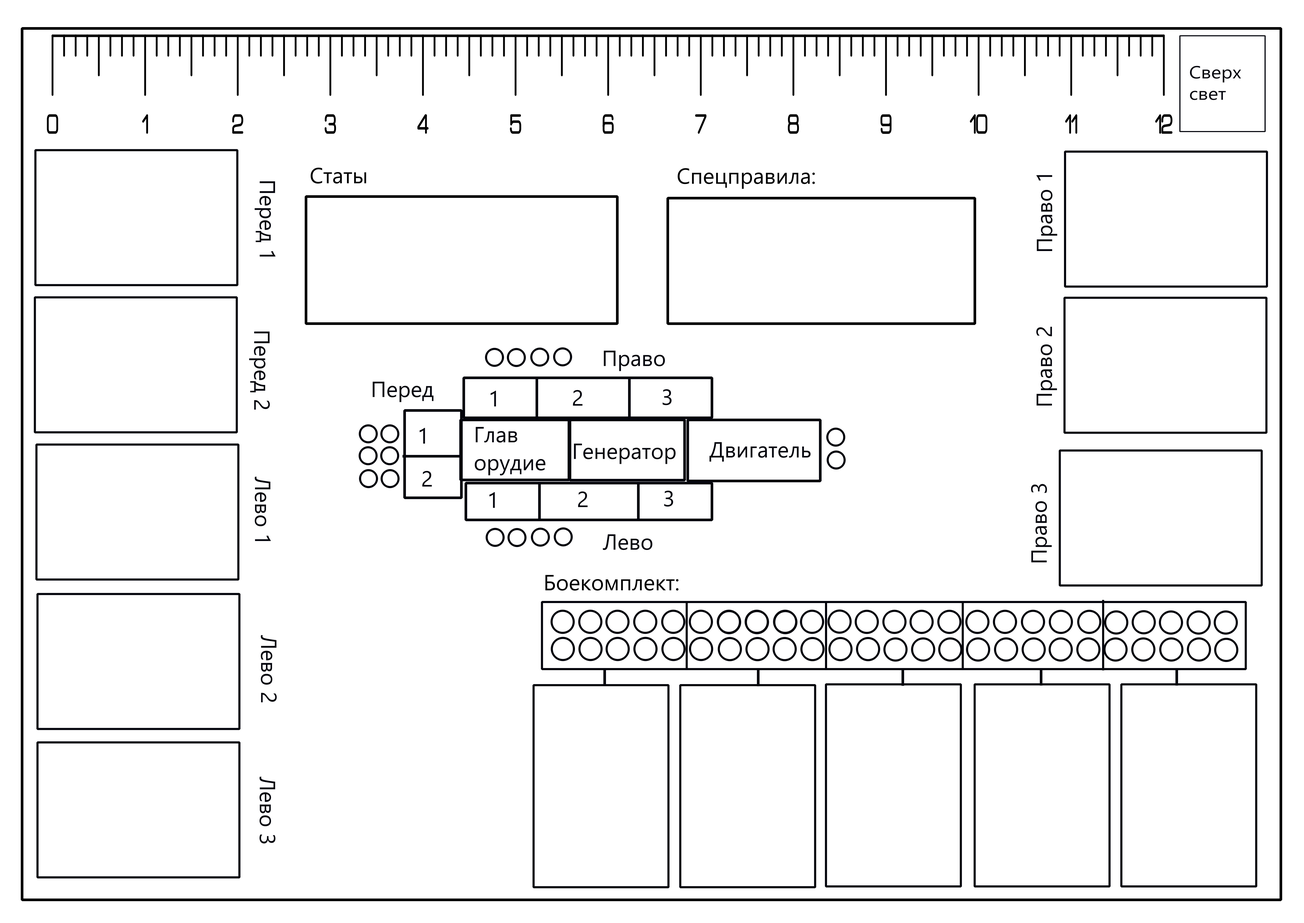
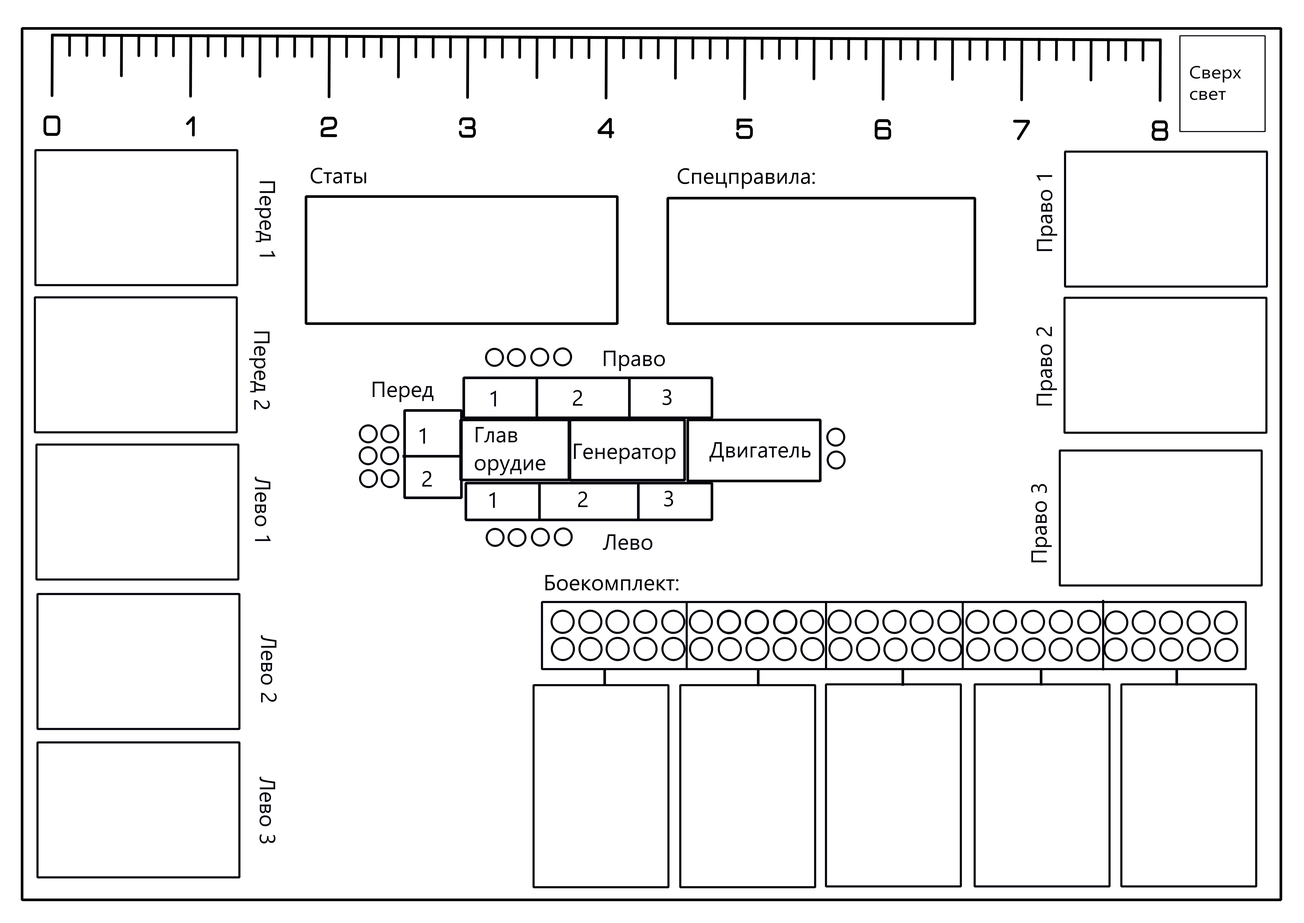
Layered file, before and after one edit (1304px x 923px). Changes by layer:
pixels changed over [43, 33, 1173, 141] (layer not identified)
